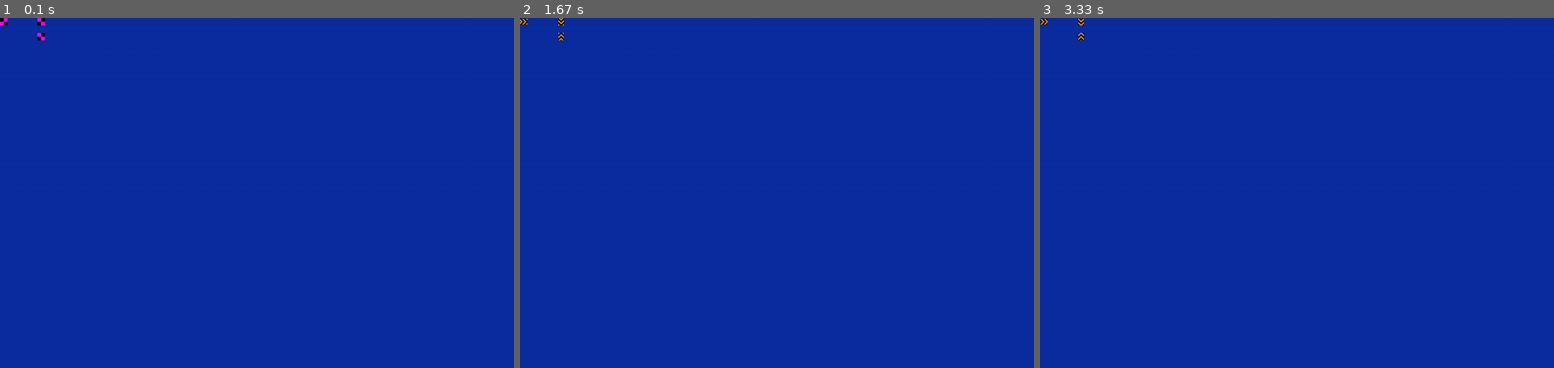
Above: before the commit, frames 1-3 (left to right).
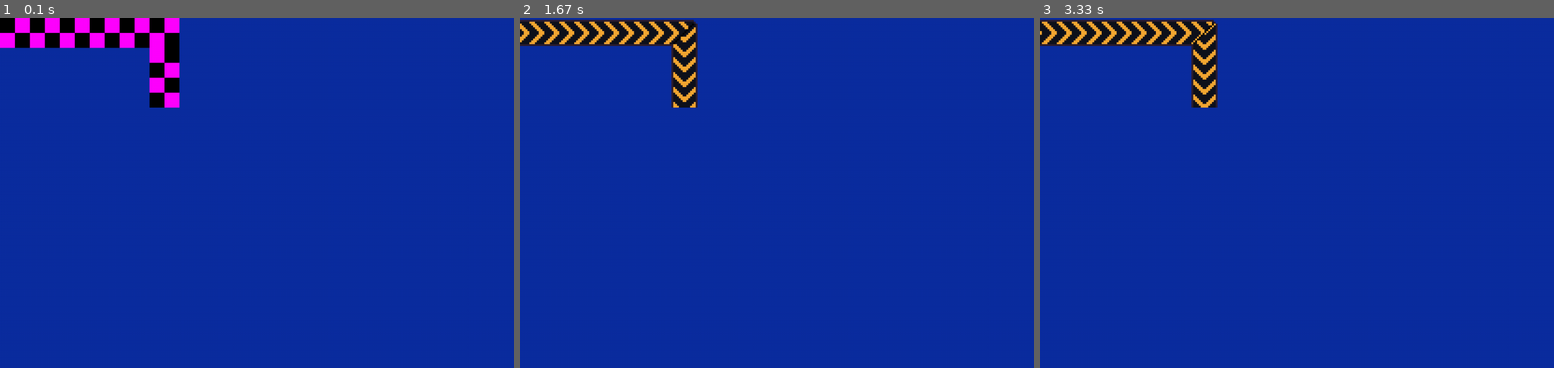
Above: after the commit, the same moments.

Repository: fijianfugufish/factory-game
Game: pygame game, started from main.pyw
The game is run twice, just before and just after one commit, with the same random seed, the same clock (stepped at 60 frames per second) and the same inputs.
Inputs:
- Up to frame 1 (0.1 s): no input
- Up to frame 2 (1.67 s): no input
- Up to frame 3 (3.33 s): no input

The runs differ from the first frame. In frame 1, 4.0% of the frame differs, in the area x 0-35%, y 0-26%; in frame 2, 3.5%; in frame 3, 3.5%.

Commit message:
added transport decoding (will probably split into different file later)

Diff:
--- a/factory.py
+++ b/factory.py
@@ -56,6 +56,8 @@
     speed: float
     length: int
     turns: list[list[tuple[int, int] | Directions]] = field(default_factory = list)  # first and last 'turn' define origin and destination
+    initialDirection: Directions = Directions.North
+    finalDirection: Directions = Directions.South
     items: list[list[Items | float]] = field(default_factory = list)
     id: int = 0
     # input: int | None   <- perhaps unnecessary?
@@ -218,7 +220,7 @@
             dx = abs(turnPos[0] - prevTurnPos[0])
             dy = abs(turnPos[1] - prevTurnPos[1])
 
-            cumulativeLength = cumulativeLength + dx + dy
+            cumulativeLength += dx + dy
 
         length = cumulativeLength * 2 + 2
 
@@ -226,6 +228,11 @@
 
     def addTransportTurn(self, transportid: int, turn: list[tuple[int, int] | Directions]):
         transport = self.transports[transportid]
+
+        if not transport.turns:
+            transport.initialDirection = turn[1]
+
+        transport.finalDirection = turn[1]
 
         transport.turns.append(turn)
 
--- a/main.pyw
+++ b/main.pyw
@@ -15,7 +15,7 @@
 
 class Drill(pygameui.AnimatableSprite):
     def __init__(self, x, y, id, worldPos, **kwargs):
-        super().__init__(x, y, w = 32, h = 32, **kwargs)
+        super().__init__(x, y, w = 2 * 64, h = 2 * 64, **kwargs)
 
         #self.addAnimation("move", *ConveyorStraightFrames)
         self.id = id
@@ -23,10 +23,14 @@
         self.worldPos = worldPos
 
 class ConveyorBelt(pygameui.AnimatableSprite):
-    def __init__(self, x, y, id, worldPos, **kwargs):
-        super().__init__(x, y, w = 16, h = 16, **kwargs)
-
-        self.addAnimation("move", *ConveyorStraightFrames)
+    def __init__(self, x, y, id, worldPos, bent = False, **kwargs):
+        super().__init__(x, y, w = 1 * 64, h = 1 * 64, **kwargs)
+
+        if bent:
+            self.addAnimation("move", *ConveyorTurnFrames)
+        else:
+            self.addAnimation("move", *ConveyorStraightFrames)
+
         self.startAnimation("move", 12)
         self.id = id
 
@@ -35,7 +39,7 @@
 
 class Furnace(pygameui.Sprite):
     def __init__(self, x, y, id, worldPos, **kwargs):
-        super().__init__(x, y, w = 32, h = 32, **kwargs)
+        super().__init__(x, y, w = 2 * 64, h = 2 * 64, **kwargs)
 
         #self.addAnimation("move", *ConveyorStraightFrames)
         self.id = id
@@ -44,7 +48,7 @@
 
 class Box(pygameui.Sprite):
     def __init__(self, x, y, id, worldPos, **kwargs):
-        super().__init__(x, y, w = 32, h = 32, **kwargs)
+        super().__init__(x, y, w = 2 * 64, h = 2 * 64, **kwargs)
 
         #self.addAnimation("move", *ConveyorStraightFrames)
         self.id = id
@@ -53,27 +57,96 @@
 
 class Item(pygameui.Sprite):
     def __init__(self, x, y, item, **kwargs):
-        super().__init__(x, y, w = 8, h = 8, **kwargs)
-
-        #self.addAnimation("move", *ConveyorStraightFrames)
-        self.item = id
+        super().__init__(x, y, w = 0.5 * 64, h = 0.5 * 64, **kwargs)
+
+        #self.addAnimation("move", *ConveyorStraightFrames)
+        self.item = item
 
 def worldToSreen(worldPos):
-    return worldPos[0] * 16, worldPos[1] * 16,
+    return worldPos[0] * 64, worldPos[1] * 64,
 
 def decodeFactoryComponent(factory: fac.Factory, id):
     # component to decode is a transport type
     if id in factory.transports:
         transport = factory.transports[id]
 
-        for turns in transport.turns:
+        previousPos = (0, 0)
+        previousDirection = fac.Directions.North
+
+        for i, turns in enumerate(transport.turns):
+            length = 0
             turnPos = turns[0]
-            turnDir = turns[1] if len(turns) > 1 else fac.Directions.North
-
+            turnDir = turns[1] if len(turns) > 1 else previousDirection
+
+            bent = None
+
+            # check next direction to see if it lines up, only for the first and last transport
+            numTurns = len(transport.turns)
+            if (i == numTurns - 1 or i == 0) and numTurns > 1:
+                # check next position if first transport, else check previous
+                if i == 0:
+                    nextPos = transport.turns[i + 1][0]
+
+                    dx = nextPos[0] - turnPos[0]
+                    dy = nextPos[1] - turnPos[1]
+
+                    if dx > 0:
+                        nextDirection = fac.Directions.East
+                    elif dx < 0:
+                        nextDirection = fac.Directions.West
+                    elif dy > 0:
+                        nextDirection = fac.Directions.South
+                    elif dy < 0:
+                        nextDirection = fac.Directions.North
+
+                    bent = transport.initialDirection is not nextDirection
+                else:
+                    bent = transport.finalDirection is not previousDirection
+
+            # make sure transport is a known type and place significant transports
             if transport.type == "ConveyorBelt":
                 position = worldToSreen(turnPos)
-                conveyor = ConveyorBelt(position[0], position[1], id, turnPos)
-                conveyor.rotation = turnDir.value
+
+                # check if first transport should bend
+                if bent is not None:
+                    conveyor = ConveyorBelt(position[0], position[1], id, turnPos, bent = bent)
+                    conveyor.rotation = previousDirection.value if bent else turnDir.value
+                else:
+                    conveyor = ConveyorBelt(position[0], position[1], id, turnPos, bent = True)
+                    conveyor.rotation = previousDirection.value
+            else:
+                assert ValueError, "unknown transport type"
+
+            # find length and direction between significant points
+            deltaX = turnPos[0] - previousPos[0]
+            deltaY = turnPos[1] - previousPos[1]
+
+            dx = abs(deltaX)
+            dy = abs(deltaY)
+
+            xDirection = 1 if deltaX > 0 else -1
+            yDirection = 1 if deltaY > 0 else -1
+
+            length += dx + dy
+
+            # place conveyors between significant transports
+            for j in range(length - 1):
+                if dx > 0:
+                    pos = (previousPos[0] + (j + 1) * xDirection, previousPos[1])
+                elif dy > 0:
+                    pos = (previousPos[0], previousPos[1] + (j + 1) * yDirection)
+
+                screenPos = worldToSreen(pos)
+
+                # make sure transport is a known type
+                if transport.type == "ConveyorBelt":
+                    conveyor = ConveyorBelt(screenPos[0], screenPos[1], id, pos)
+                    conveyor.rotation = previousDirection.value
+                else:
+                    assert ValueError, "unknown transport type"
+
+            previousDirection = turnDir
+            previousPos = turnPos
 
 def drawAll(window, dt):
     pygameui.UI.drawAll(window)
@@ -107,7 +180,7 @@
 
     mainFactory.addTransportTurn(conveyor1, [(0, 0), fac.Directions.East])
     mainFactory.addTransportTurn(conveyor1, [(5, 0), fac.Directions.South])
-    mainFactory.addTransportTurn(conveyor1, [(5, 2)])
+    mainFactory.addTransportTurn(conveyor1, [(5, 2), fac.Directions.South])
 
     decodeFactoryComponent(mainFactory, conveyor1)
 
